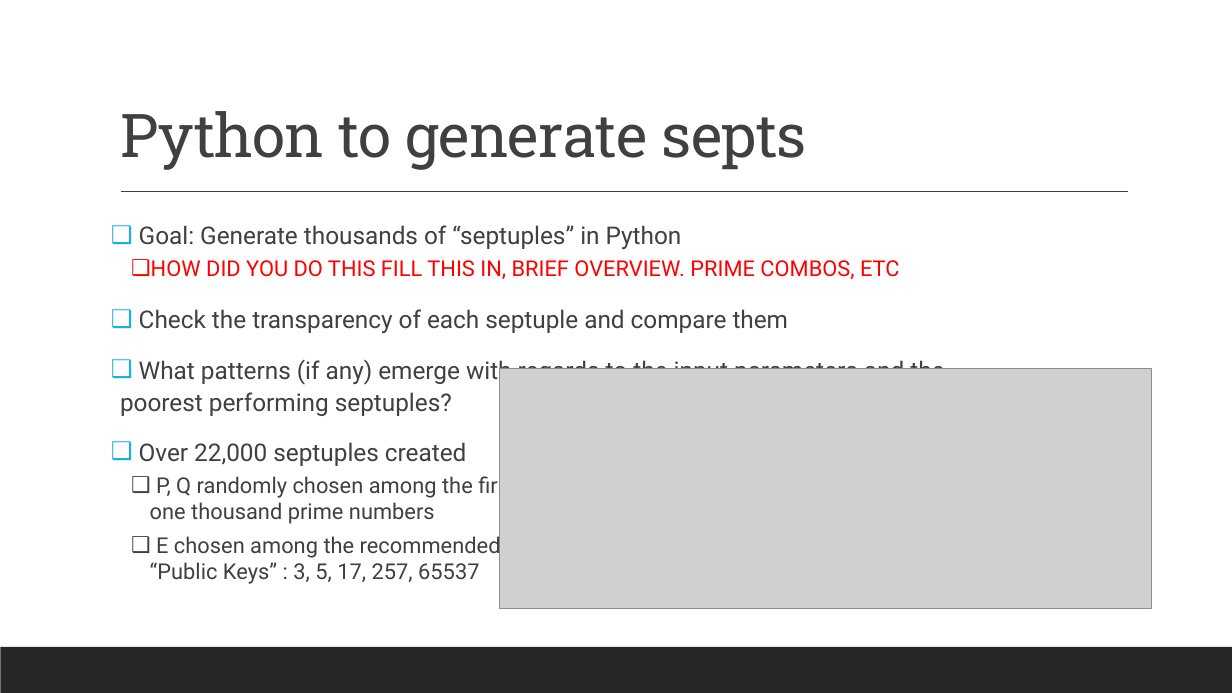
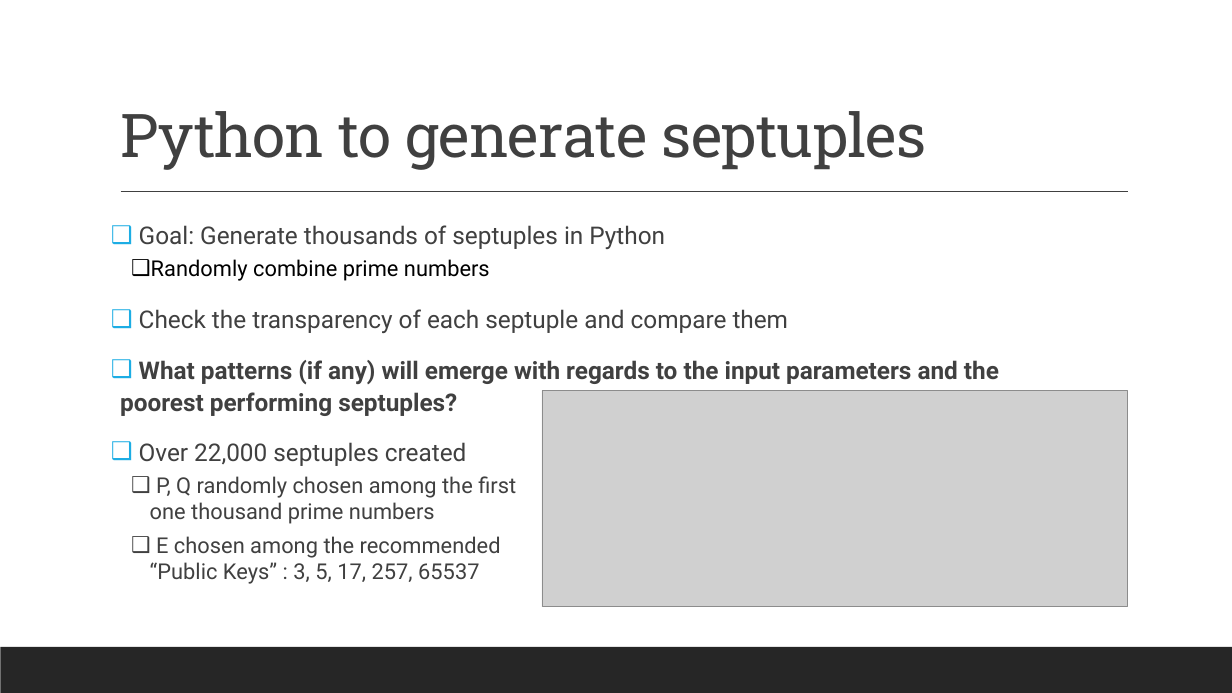
Before and after one commit to aronjschwartz/RSA_Encryption, a slide deck: slide 11 of RSA_Presentations/RSA_Research_Presentation_AronSchwartz.pptx. Drawn at 1232x693 pixels with LibreOffice and Linux fonts; fonts in the diff are those of the drawing; grey boxes stand for pictures. Boxes give left, top, right and bottom in pixels: in the first picture for what was removed or moved away, otherwise in the second. Text is boxed around its words. In the diff, an @@ line names an element or a change of style, - is before the commit and + after.

```diff
--- a/RSA_Presentations/RSA_Research_Presentation_AronSchwartz.pptx
+++ b/RSA_Presentations/RSA_Research_Presentation_AronSchwartz.pptx
@@ title at <box>120,111,927,170</box>: text changed @@
-Python to generate septs
+Python to generate septuples
@@ text at <box>139,225,665,281</box>: text changed; size 17 to 19 pt; text colour #FF0000 to #404040 @@
-❑ Goal: Generate thousands of “septuples” in Python
-  ❑ HOW DID YOU DO THIS FILL THIS IN, BRIEF OVERVIEW. PRIME COMBOS, ETC
+❑ Goal: Generate thousands of septuples in Python
+  ❑ Randomly combine prime numbers
@@ text at <box>120,360,999,416</box>: text changed; bold on @@
-❑ What patterns (if any) emerge with regards to the input parameters and the
-  poorest performing septuples?
+❑ What patterns (if any) will emerge with regards to the input parameters and the
+  poorest performing septuples?
@@ picture: place and size @@
-picture at <box>500,368,1152,608</box>
+picture at <box>543,391,1128,607</box>
```
Also in this commit, not shown: 10 other slides changed.
